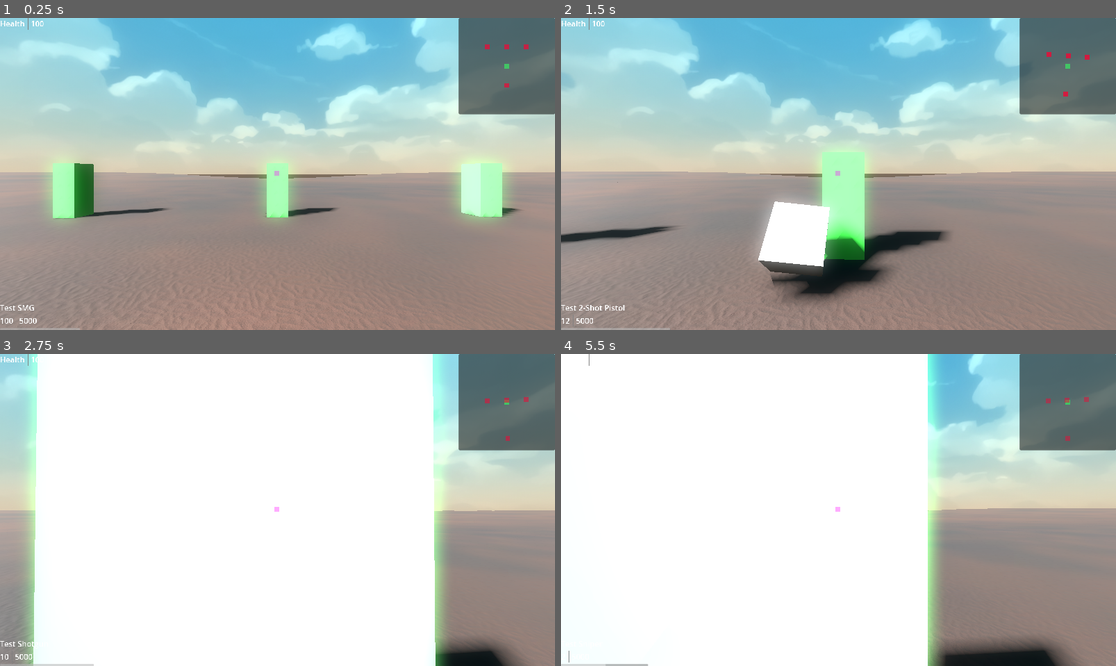
Above: before the commit, frames 1-4 (two rows, left to right).
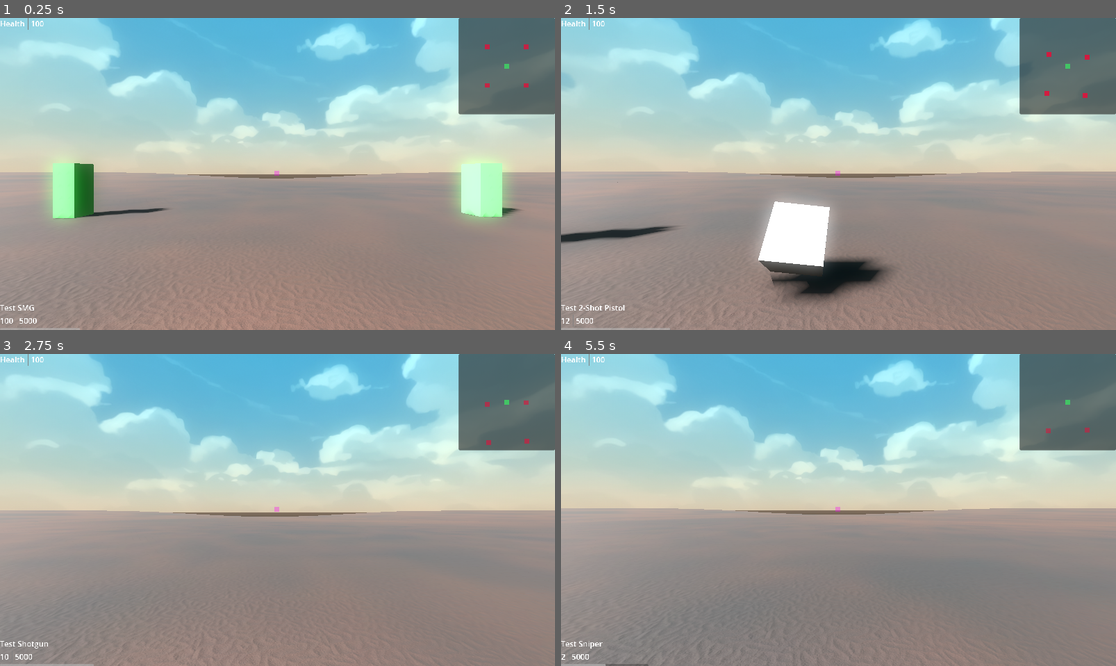
Above: after the commit, the same moments.

Repository: mabanana/FPS-Project-A
Game: Godot game, scene res://test_scene.tscn
The game is run twice, just before and just after one commit, with the same random seed, the same clock (stepped at 60 frames per second) and the same inputs.
Inputs (mouse positions are in pixels of both pictures, inside the frame that each line leads up to):
- Up to frame 1 (0.25 s): no input
- Up to frame 2 (1.5 s): tap Enter (ui_accept) at 0.5, 0.77 s; move the mouse to (866, 174) at 0.52 s; hold Q (drop_equip) 0.53-1.28 s; hold Up (ui_up) from 0.53 s (still down); move the mouse to (810, 174) at 1.27 s; tap 1 (hotkey_1) at 1.35 s
- Up to frame 3 (2.75 s): keep holding Up (ui_up); tap Enter (ui_accept) at 1.52 s; move the mouse to (288, 503) at 2.02 s; hold 2 (hotkey_2) from 2.03 s (still down)
- Up to frame 4 (5.5 s): keep holding Up (ui_up); move the mouse to (832, 516) at 2.77 s; release 2 (hotkey_2) at 2.78 s; tap 3 (hotkey_3) at 2.85 s; tap Enter (ui_accept) at 3.02, 3.77, 4.52 s; move the mouse to (877, 513) at 3.52 s; hold 4 (hotkey_4) 3.53-4.28 s; tap R (reload) at 4.15 s; move the mouse to (794, 506) at 4.27 s; tap E (interact) at 4.35 s; move the mouse to (844, 510) at 5.02 s; press the mouse at (844, 510) at 5.03 s

The runs differ from the first frame. In frame 1, 1.2% of the frame differs, in the area x 46-96%, y 8-66%; in frame 2, 4.0%; in frame 3, 76%, in the area x 4-96%, y 0-100%; in frame 4, 70%.

Commit message:
Update Todos

Diff:
--- a/enemy_entity.gd
+++ b/enemy_entity.gd
@@ -5,7 +5,7 @@
 const POSITION_FORESHORTEN = 1
 var rid: int
 
-# TODO: add children to untracked entities
+# TODO: Connect to core and add damage numbers to map.entities
 func take_damage(damage_floor, damage_ceiling, dealer, damage_position):
 	var new_damage_number = damage_number.instantiate()
 	new_damage_number.damage_number = randf_range(damage_floor, damage_ceiling)
--- a/gun_slot.gd
+++ b/gun_slot.gd
@@ -11,8 +11,6 @@
 const THROW_ACCURACY = 69
 
 
-# TODO: Move packed scene dependencies somewhere else
-var bullet_hole: PackedScene
 var shoot_cd: Countdown
 var reload_cd: Countdown
 var character: PlayerEntity
@@ -26,8 +24,6 @@
 	character = get_parent()
 	shoot_cd = Countdown.new(0)
 	reload_cd = Countdown.new(0)
-	bullet_hole = preload("res://bullet_hole.tscn")
-
 
 func _process(delta):
 	# Only timers
--- a/test_scene.gd
+++ b/test_scene.gd
@@ -6,7 +6,6 @@
 signal core_changed(context, payload)
 var contexts
 var entity_spawner
-# TODO Compartmentalize responsibilities into helper classes e.g. entity spawner
 @onready var scene_entities: Node3D = %SceneEntities
 @onready var dropped_gun: PackedScene = preload("res://gun_on_floor.tscn")
 @export var pos_update_interval: int
@@ -35,12 +34,10 @@
 	entity_hash = {}
 	pos_update_cd = Countdown.new(pos_update_interval)
 	initialize_test_scene_map()
-	_add_entity_to_map(EntityMetadataModel.EntityType.TARGET_DUMMY, Vector3(0,1,-10))
+	_add_entity_to_map(EntityMetadataModel.EntityType.TARGET_DUMMY, Vector3(-10,1,10))
 	_add_entity_to_map(EntityMetadataModel.EntityType.TARGET_DUMMY, Vector3(10,1,-10))
-	_add_entity_to_map(EntityMetadataModel.EntityType.TARGET_DUMMY, Vector3(0,1,10))
+	_add_entity_to_map(EntityMetadataModel.EntityType.TARGET_DUMMY, Vector3(10,1,10))
 	_add_entity_to_map(EntityMetadataModel.EntityType.TARGET_DUMMY, Vector3(-10,1,-10))
-	print(core.map.entities)
-	print(entity_hash)
 	# Emit initial state to all observers
 	core_changed.emit(contexts.none, null)
 
